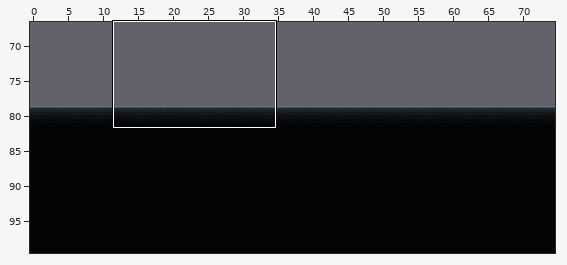
Two versions of a level (Tiled map, Aftamath/assets/maps/Subway.tmx). Above, an overview of the earlier version with the close-up marked.
Close-up. Earlier state:
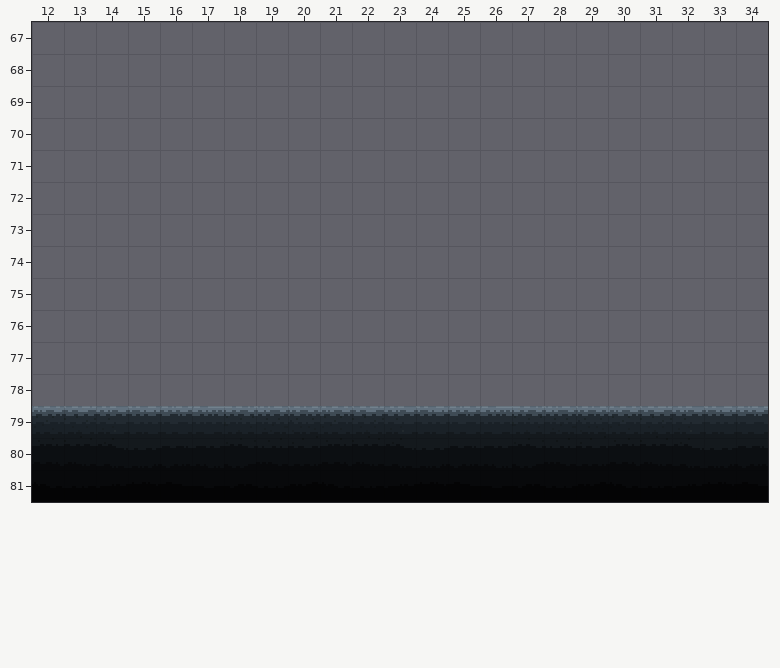
Cells are 16x16 px. Shown: x 12..34, y 67..81. The commit also changed other parts of the map, which this record leaves out.
Once edited:
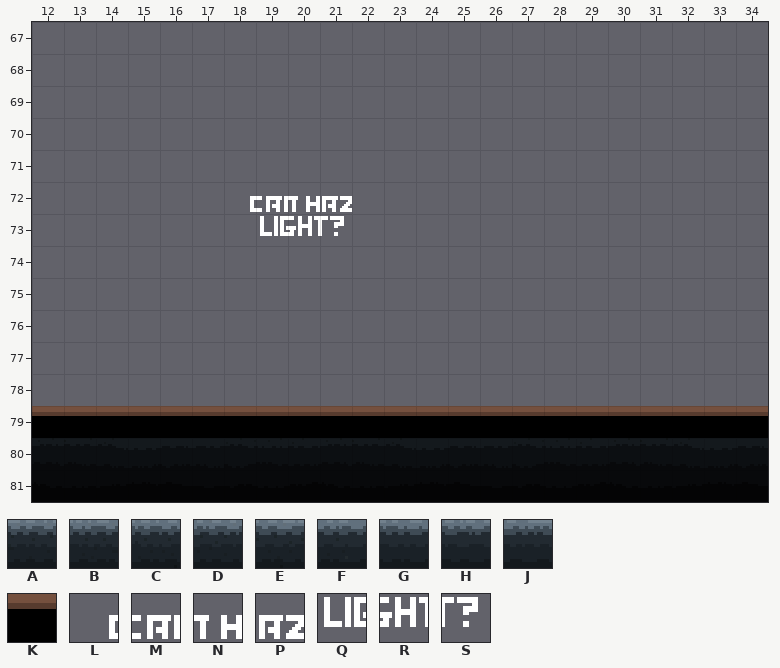
Key: from "Tiledtest": A 72 "concrete", B 73 "concrete", C 74 "concrete", D 75 "concrete", E 76 "concrete", F 77 "concrete", G 78 "concrete", H 79 "concrete", J 80 "concrete"; from "tileset": K 308, L 367, M 368, N 369, P 370, Q 429, R 430, S 431.
_ is an empty cell, . an unchanged one.
Difference:
--- layer "bg1"
@@ x 18..21 @@
-72 ____
-73 .___
+72 LMNP
+73 .QRS
--- layer "ground"
@@ x 12..34 @@
-79 DEFGHJABCDEFGHJABCDEFGH
+79 KKKKKKKKKKKKKKKKKKKKKKK
